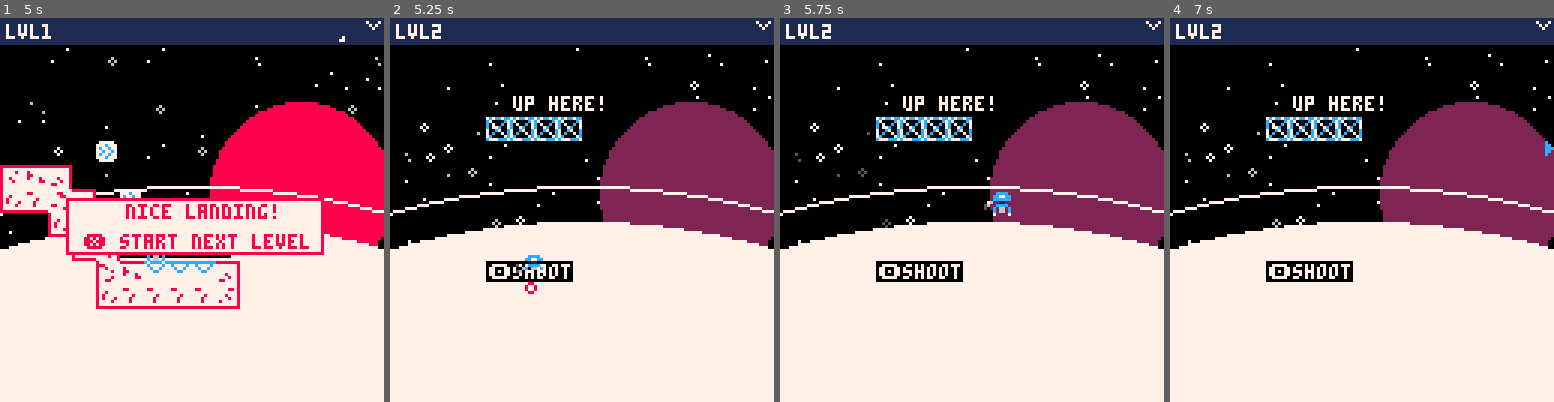
Above: before the commit, frames 1-4 (left to right).
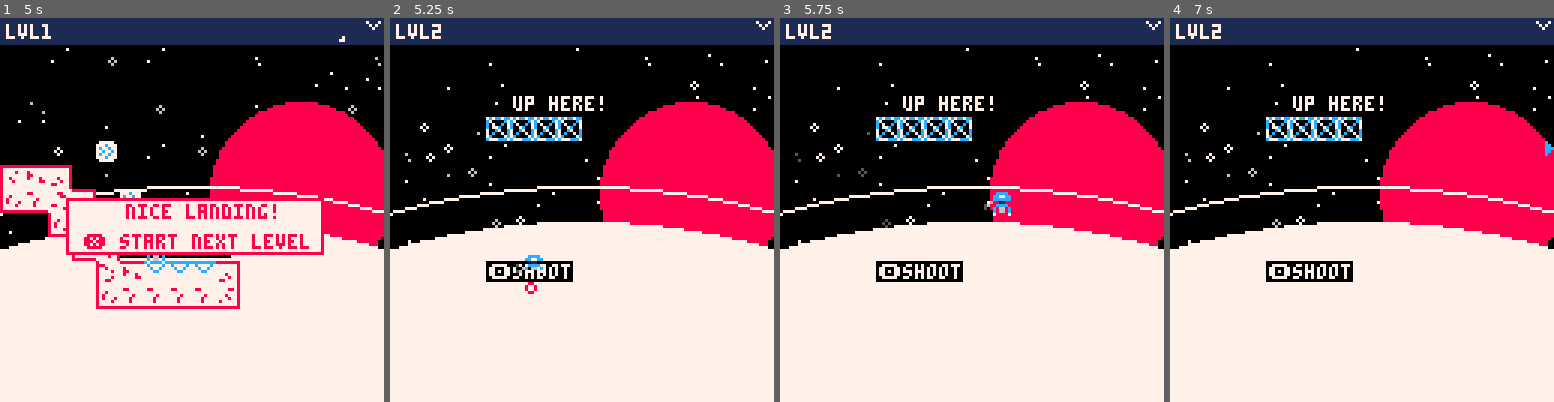
Above: after the commit, the same moments.

Repository: uvehj/Gun-Lander
Game: PICO-8 cartridge gunlander.p8
The game is run twice, just before and just after one commit, with the same random seed, the same clock (stepped at 60 frames per second) and the same inputs.
Inputs:
- Up to frame 1 (5 s): tap O (Z key) at 0.33, 1.07, 2.22, 3.72 s; tap Down at 0.7 s; tap X (X key) at 1.43, 2.07, 2.82, 3.57, 4.32 s; hold Up 1.97-2.63 s; hold Right 2.68-3.02 s; hold Down 3.07-3.73 s; hold Left 3.78-4.12 s; hold Up 4.17-4.5 s; hold Left from 4.55 s (still down)
- Up to frame 2 (5.25 s): release Left at 5.05 s; tap X (X key) at 5.07 s; hold Right from 5.1 s (still down); tap O (Z key) at 5.22 s
- Up to frame 3 (5.75 s): keep holding Right
- Up to frame 4 (7 s): tap X (X key) at 5.82, 6.57 s; release Right at 5.93 s; hold Up 5.98-6.65 s; hold Right from 6.7 s (still down); tap O (Z key) at 6.72 s

Frame 1 is identical in both runs. In frame 2, 13% of the frame differs, in the area x 54-100%, y 21-60%; in frame 3, 13%; in frame 4, 13%.

Commit message:
feat: diggin level implemented

Diff:
--- a/gunlander.p8
+++ b/gunlander.p8
@@ -8,14 +8,14 @@
 fps = 30
 reset_progress = 0
 --global variables
-total_levels = 17
-unlocked_levels = 17
+total_levels = 18
+unlocked_levels = 999
 ship = {}
 level = {}
 zones = {
     {startLevel = 1, basecolor=7, accentColor= 8, theme=32},
-    {startLevel = 2, basecolor=6, accentColor= 2, theme=0},
-    {startLevel = 99, basecolor=13, accentColor= 3, theme=50}
+    {startLevel = total_levels/2, basecolor=6, accentColor= 2, theme=0},
+    {startLevel = (total_levels*3)/4, basecolor=13, accentColor= 3, theme=50}
 }
 bullets = {}
 background = {}
@@ -749,16 +749,18 @@
     elseif l == 11 then
         build_level(l,08,22,29,32,{0,-4},2,{27,26},{false,0},{{"up! up!",23,31}})
     elseif l == 12 then
-        build_level(l,10,14,29,40,{0,0},2,{11,36},{false,0},{{"land here",15,27}})
+        build_level(l,10,14,29,40,{0,0},2,{11,36},{false,0},{{"over here",20,35}})
     elseif l == 13 then
+        build_level(l,30,14,41,26,{-2,-2},1,{40,16},{true,55},{{"dig dig dig",33,14}})
+    elseif l == 14 then
         build_level(l,2,12,5,31,{-6,0},1,{3,11},{false,0},{{"easy",3,13}})
-    elseif l == 14 then
+    elseif l == 15 then
         build_level(l,2,12,5,31,{-6,0},2,{3,11},{false,0},{{"faster",3,13}})
-    elseif l == 15 then
+    elseif l == 16 then
         build_level(l,1,12,6,31,{-5,0},1,{3,11},{false,0},{{"harder",3,13}})
-    elseif l == 16 then
+    elseif l == 17 then
         build_level(l,1,12,6,31,{-5,0},2,{3,11},{false,0},{{"not so easy",3,13}})
-    elseif l == 17 then
+    elseif l == 18 then
         build_level(l,0,12,7,31,{-4,0},1,{3,11},{false,0},{{"precision",3,13}})
 
     end
@@ -999,19 +1001,19 @@
 000000000000001d000000000000001d32000b000c000000000a00260a000000000000303131313132000000000000000000000000000000000000000000000000000000000000000000000000000000000000000000000000000000000000000000000000000000000000000000000000000000000000000000000000000000
 000000000000001d000000000000001d31212121220000002021212122000000000000303131313132000000000000000000000000000000000000000000000000000000000000000000000000000000000000000000000000000000000000000000000000000000000000000000000000000000000000000000000000000000
 002700000000001d000000000000001d24242424251d1d1d23242424251d1d1d1d1d1d232424242425000000000000000000000000000000000000000000000000000000000000000000000000000000000000000000000000000000000000000000000000000000000000000000000000000000000000000000000000000000
-00260b00000000001d1d1d1d1d1d1d1d1d1d1d1d1d1d1d1d1d1d1d1d1d1d0000000000000000000000000000000000000000000000000000000000000000000000000000000000000000000000000000000000000000000000000000000000000000000000000000000000000000000000000000000000000000000000000000
-05050600000000001d0000000000000000000000000000000000000000300000000000000000000000000000000000000000000000000000000000000000000000000000000000000000000000000000000000000000000000000000000000000000000000000000000000000000000000000000000000000000000000000000
-00000000000000001d0000000000000000000000000000000000000000300000000000000000000000000000000000000000000000000000000000000000000000000000000000000000000000000000000000000000000000000000000000000000000000000000000000000000000000000000000000000000000000000000
-00000000000027001d0000000000000000000000000000000000000000300000000000000000000000000000000000000000000000000000000000000000000000000000000000000000000000000000000000000000000000000000000000000000000000000000000000000000000000000000000000000000000000000000
-00000000000b260b1d0000000000000000002700000000000000000000300000000000000000000000000000000000000000000000000000000000000000000000000000000000000000000000000000000000000000000000000000000000000000000000000000000000000000000000000000000000000000000000000000
-00000000000405061d0000000000000000272600000000000000000000300000000000000000000000000000000000000000000000000000000000000000000000000000000000000000000000000000000000000000000000000000000000000000000000000000000000000000000000000000000000000000000000000000
-00000000000000001d0000000000000000262627000000000000000000300000000000000000000000000000000000000000000000000000000000000000000000000000000000000000000000000000000000000000000000000000000000000000000000000000000000000000000000000000000000000000000000000000
-00270000000000001d000000000000002e2e2e2e0a0000000000000000300000000000000000000000000000000000000000000000000000000000000000000000000000000000000000000000000000000000000000000000000000000000000000000000000000000000000000000000000000000000000000000000000000
-0b260b00000000001d1d1d1d1d1d1d04222e2e2e2e1d1d1d1d1d1d1d1d300000000000000000000000000000000000000000000000000000000000000000000000000000000000000000000000000000000000000000000000000000000000000000000000000000000000000000000000000000000000000000000000000000
-05050600000000001d0000000000000030212122000000000000000000300000000000000000000000000000000000000000000000000000000000000000000000000000000000000000000000000000000000000000000000000000000000000000000000000000000000000000000000000000000000000000000000000000
-00000000000000001d00000000000000303131312106001f0b00000020310000000000000000000000000000000000000000000000000000000000000000000000000000000000000000000000000000000000000000000000000000000000000000000000000000000000000000000000000000000000000000000000000000
-00000000000027001d0000000000000030313131322e2e2e2e00000030310000000000000000000000000000000000000000000000000000000000000000000000000000000000000000000000000000000000000000000000000000000000000000000000000000000000000000000000000000000000000000000000000000
-00000000000b260b1d0000000000000023242424252e2e2e0000000030310000000000000000000000000000000000000000000000000000000000000000000000000000000000000000000000000000000000000000000000000000000000000000000000000000000000000000000000000000000000000000000000000000
+00260b00000000001d1d1d1d1d1d1d1d1d1d1d1d1d1d1d1d1d1d1d1d1d1d1d1d1d1d1d1d1d1d1d1d1d1d0000000000000000000000000000000000000000000000000000000000000000000000000000000000000000000000000000000000000000000000000000000000000000000000000000000000000000000000000000
+05050600000000001d0000000000000000000000000000000000000000301d000000000000000000001d0000000000000000000000000000000000000000000000000000000000000000000000000000000000000000000000000000000000000000000000000000000000000000000000000000000000000000000000000000
+00000000000000001d0000000000000000000000000000000000000000301d00000000001f0000001d1d0000000000000000000000000000000000000000000000000000000000000000000000000000000000000000000000000000000000000000000000000000000000000000000000000000000000000000000000000000
+00000000000027001d0000000000000000000000000000000000000000301d00001f1f000c001f00001d0000000000000000000000000000000000000000000000000000000000000000000000000000000000000000000000000000000000000000000000000000000000000000000000000000000000000000000000000000
+00000000000b260b1d0000000000000000002700000000000000000000301d001f0c0c1f0c1f0c00001d0000000000000000000000000000000000000000000000000000000000000000000000000000000000000000000000000000000000000000000000000000000000000000000000000000000000000000000000000000
+00000000000405061d00000000000000002726000000000000000000003020220c0c0c0c0c0c0c0000330000000000000000000000000000000000000000000000000000000000000000000000000000000000000000000000000000000000000000000000000000000000000000000000000000000000000000000000000000
+00000000000000001d00000000000000002626270000000000000000003030320c0c0c0c0c0c0c0020320000000000000000000000000000000000000000000000000000000000000000000000000000000000000000000000000000000000000000000000000000000000000000000000000000000000000000000000000000
+00270000000000001d000000000000002e2e2e2e0a0000000000000000303031220c0c0c0c0c0c2031320000000000000000000000000000000000000000000000000000000000000000000000000000000000000000000000000000000000000000000000000000000000000000000000000000000000000000000000000000
+0b260b00000000001d1d1d1d1d1d1d04222e2e2e2e1d1d1d1d1d1d1d1d303031320c0c0c0c0c203131320000000000000000000000000000000000000000000000000000000000000000000000000000000000000000000000000000000000000000000000000000000000000000000000000000000000000000000000000000
+05050600000000001d0000000000000030212122000000000000000000303031320c0c0c0c0c303131320000000000000000000000000000000000000000000000000000000000000000000000000000000000000000000000000000000000000000000000000000000000000000000000000000000000000000000000000000
+00000000000000001d00000000000000303131312106001f0b0000002031303131220c0c0c20313131320000000000000000000000000000000000000000000000000000000000000000000000000000000000000000000000000000000000000000000000000000000000000000000000000000000000000000000000000000
+00000000000027001d0000000000000030313131322e2e2e2e0000003031303131320c0c2031313131320000000000000000000000000000000000000000000000000000000000000000000000000000000000000000000000000000000000000000000000000000000000000000000000000000000000000000000000000000
+00000000000b260b1d0000000000000023242424252e2e2e000000003031303131311e1e3131313131320000000000000000000000000000000000000000000000000000000000000000000000000000000000000000000000000000000000000000000000000000000000000000000000000000000000000000000000000000
 00000000000405061d001d00000000002e2e2e2e2e2e2e0000001d002e310000000000000000000000000000000000000000000000000000000000000000000000000000000000000000000000000000000000000000000000000000000000000000000000000000000000000000000000000000000000000000000000000000
 00000000000000001d00000000000000002e2e2e2e000000000000002e2e0000000000000000000000000000000000000000000000000000000000000000000000000000000000000000000000000000000000000000000000000000000000000000000000000000000000000000000000000000000000000000000000000000
 00270000000000001d000000000000002021212121220000000000002e2e0000000000000000000000000000000000000000000000000000000000000000000000000000000000000000000000000000000000000000000000000000000000000000000000000000000000000000000000000000000000000000000000000000
